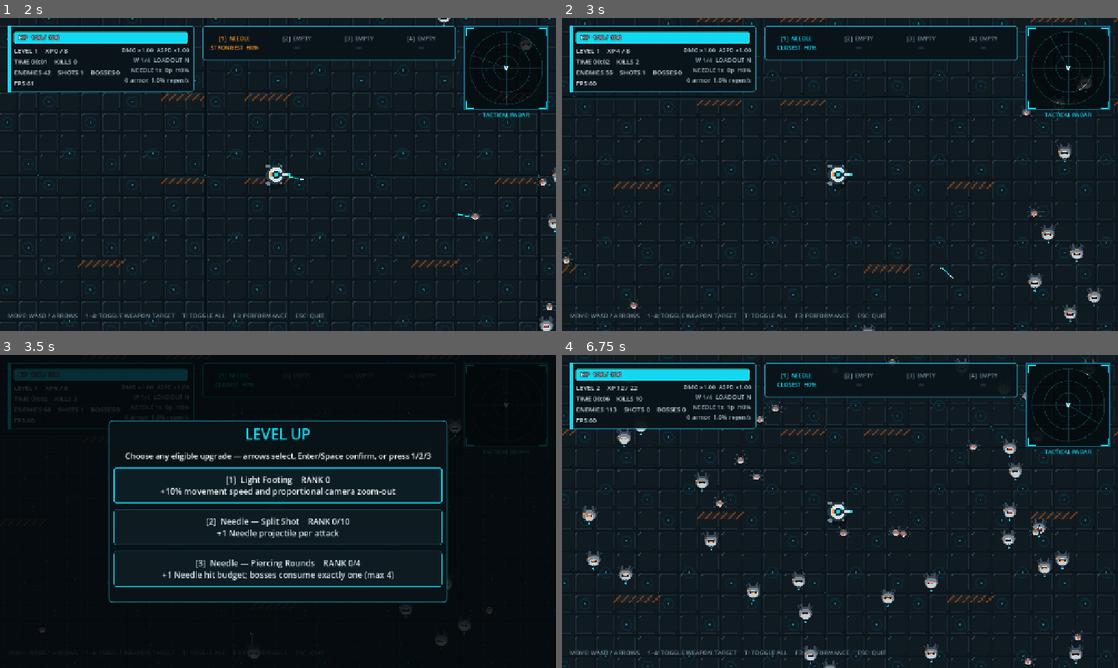
Above: before the commit, frames 1-4 (two rows, left to right).
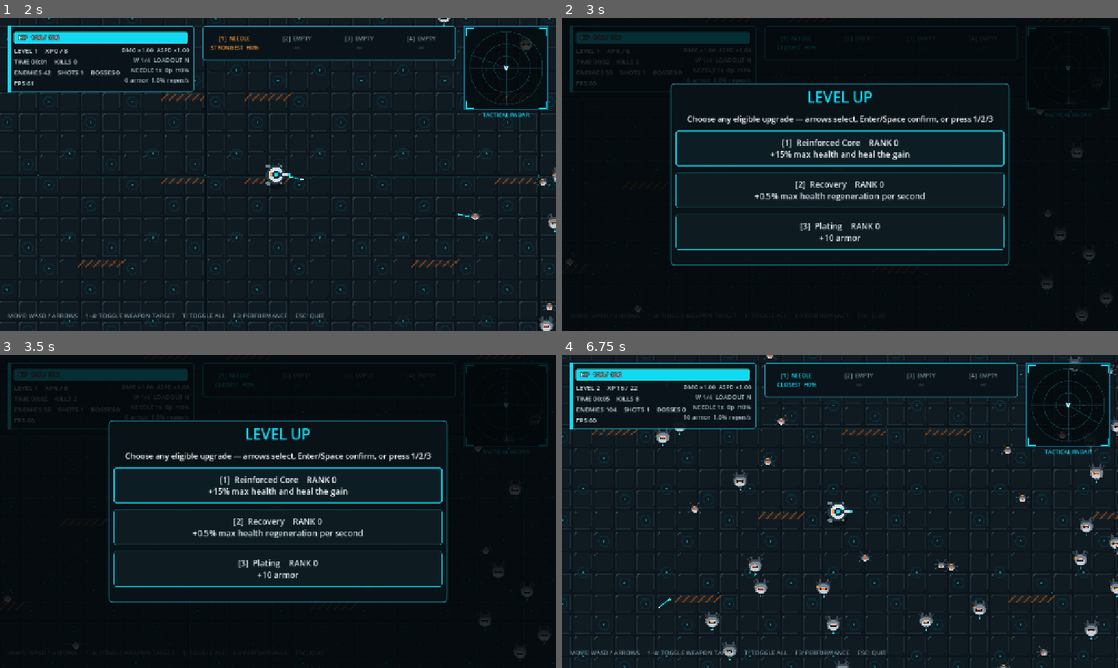
Above: after the commit, the same moments.

Repository: LoushengM/overrun
Game: Godot game, scene res://scenes/main.tscn
Two runs of this game, one before a commit and one after it. Both use one fixed random seed, a clock stepped at 60 frames per second and the inputs below.
Inputs:
- Up to frame 1 (2 s): click "[1] Runner — Salvager - 25% w…" at 0.5 s; tap Enter at 1.25 s; hold Right from 1.28 s (still down); tap T at 1.35 s; tap Space at 1.52 s
- Up to frame 2 (3 s): release Right at 2.03 s; hold Down 2.03-2.78 s; tap 1 at 2.1 s; tap Space at 2.27 s; hold Right from 2.78 s (still down); tap 2 at 2.85 s
- Up to frame 3 (3.5 s): keep holding Right
- Up to frame 4 (6.75 s): release Right at 3.53 s; hold Up 3.53-4.28 s; tap 3 at 3.6 s; tap Space at 3.77, 4.52, 5.27 s; hold Left 4.28-5.78 s; tap 4 at 4.35 s; tap Enter at 5.1 s; hold Down 5.78-6.53 s; tap Keypad Enter at 5.85 s; hold Right from 6.53 s (still down); tap R at 6.6 s

Frame 1 is identical in both runs. In frame 2, 17% of the frame differs, in the area x 0-100%, y 0-100%; in frame 3, 3.0%; in frame 4, 9.0%.

Commit message:
Add 1.5x XP playtest boost

Diff:
--- a/src/game_config.gd
+++ b/src/game_config.gd
@@ -253,6 +253,7 @@
 const DETONATOR_BLAST_CAP := 32
 
 const GAME_PACE_MULTIPLIER := 2.0
+const XP_GAIN_MULTIPLIER := 1.5
 
 const OFFENSE_PITY_MAX_LEVEL := 30
 const OFFENSE_PITY_TARGET_TTK := 0.90
--- a/src/simulation_world.gd
+++ b/src/simulation_world.gd
@@ -1580,7 +1580,12 @@
             continue
 
         kills += 1
-        xp += maxi(1, int(round(float(enemy_xp[i]) * GameConfig.GAME_PACE_MULTIPLIER * character_xp_gain)))
+        xp += maxi(1, int(round(
+            float(enemy_xp[i])
+            * GameConfig.GAME_PACE_MULTIPLIER
+            * GameConfig.XP_GAIN_MULTIPLIER
+            * character_xp_gain
+        )))
         if enemy_kinds[i] == EnemyKind.BOSS:
             pending_boss_rewards += 1
             boss_defeated = true
@@ -2931,6 +2936,11 @@
         "xp_required": xp_required,
         "elapsed": elapsed_time,
         "game_pace": GameConfig.GAME_PACE_MULTIPLIER,
+        "xp_gain_multiplier": (
+            GameConfig.GAME_PACE_MULTIPLIER
+            * GameConfig.XP_GAIN_MULTIPLIER
+            * character_xp_gain
+        ),
         "paced_elapsed": _paced_elapsed_time(),
         "kills": kills,
         "enemies": enemy_positions.size(),
--- a/tests/regression_test.gd
+++ b/tests/regression_test.gd
@@ -960,6 +960,7 @@
 
 func _test_game_pace_scaling(world: SimulationWorld) -> void:
     assert(is_equal_approx(GameConfig.GAME_PACE_MULTIPLIER, 2.0), "The run progression clock must be doubled")
+    assert(is_equal_approx(GameConfig.XP_GAIN_MULTIPLIER, 1.5), "The XP playtest multiplier must be 1.5x")
     assert(GameConfig.MAX_SPAWNS_PER_TICK == 24, "The per-tick spawn cap must scale with the doubled throughput")
 
     world.reset_run()
@@ -970,7 +971,7 @@
     world.xp = 0
     world._add_enemy(Vector2.ZERO, 0.0, 0.0, 0.0, 14.0, GameConfig.NORMAL_ENEMY_XP, SimulationWorld.EnemyKind.NORMAL, Vector2.ZERO)
     world._process_deaths()
-    assert(world.xp == 2, "Normal enemy XP rewards must double with game pace")
+    assert(world.xp == 3, "Normal enemy XP rewards must combine 2x pace with the 1.5x XP playtest boost")
 
     _clear_combat_state(world)
     world.elapsed_time = 0.0
Not shown, changed: README.md
Not shown, changed: docs/MVP_DESIGN.md
